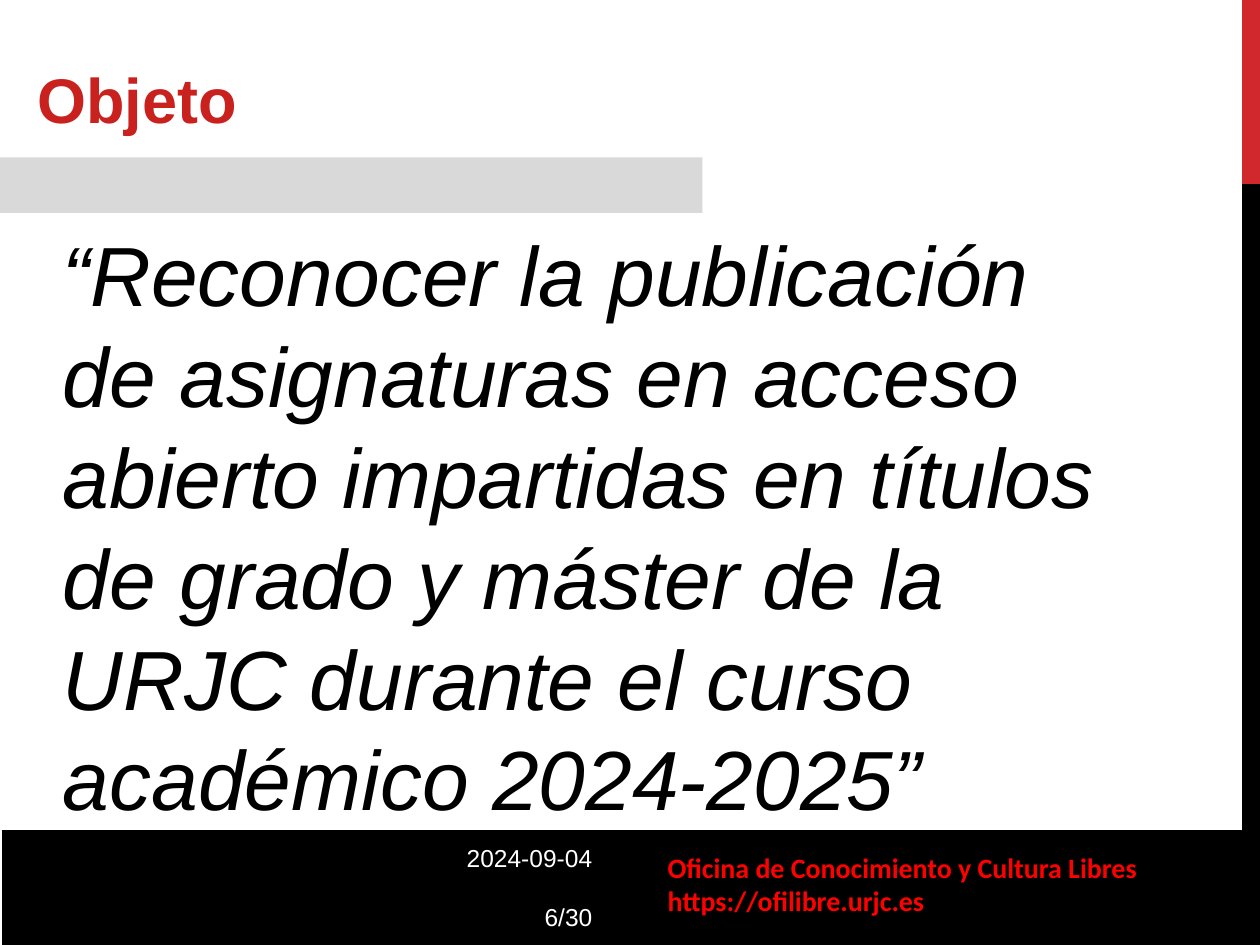
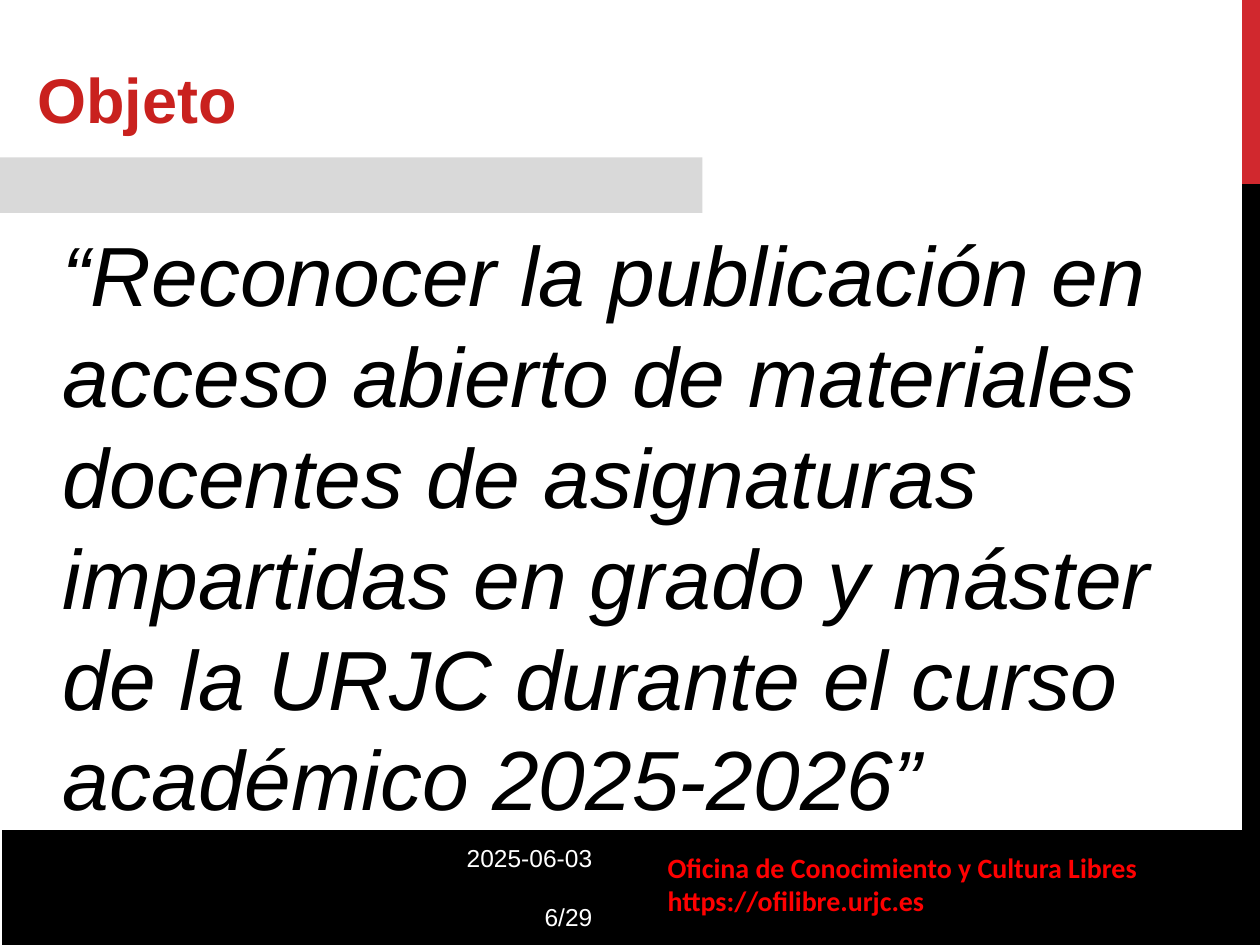
Before and after one commit to roberto-red/ofilibre, a slide deck: slide 6 of static/transpas/convocatoria-asignaturas-abierto/Convocatoria_Asignaturas_Abierto.odp. Drawn at 1260x945 pixels with LibreOffice and Linux fonts; fonts in the diff are those of the drawing; background and template pictures are left out. Boxes give left, top, right and bottom in pixels: in the first picture for what was removed or moved away, otherwise in the second. Text is boxed around its words. In the diff, an @@ line names an element or a change of style, - is before the commit and + after.

```diff
--- a/static/transpas/convocatoria-asignaturas-abierto/Convocatoria_Asignaturas_Abierto.odp
+++ b/static/transpas/convocatoria-asignaturas-abierto/Convocatoria_Asignaturas_Abierto.odp
@@ rectangle "“Reconocer la publicación en acceso ...": place and size @@
-rectangle "“Reconocer la publicación en acceso ..." at [50, 217, 1109, 806]
+rectangle "“Reconocer la publicación en acceso ..." at [50, 217, 1186, 808]
@@ text in rectangle at [63, 244, 1150, 811]: text changed @@
-“Reconocer la publicación de asignaturas en acceso abierto impartidas en títulos de grado y máster de la URJC durante el curso académico 2024-2025”
+“Reconocer la publicación en acceso abierto de materiales docentes de asignaturas impartidas en grado y máster de la URJC durante el curso académico 2025-2026”
@@ text at [467, 850, 593, 927]: text changed @@
-2024-09-04
-6/30
+2025-06-03
+6/29
```
Also in this commit, not shown: 18 other slides changed, 1 slide removed, 1 other file.
